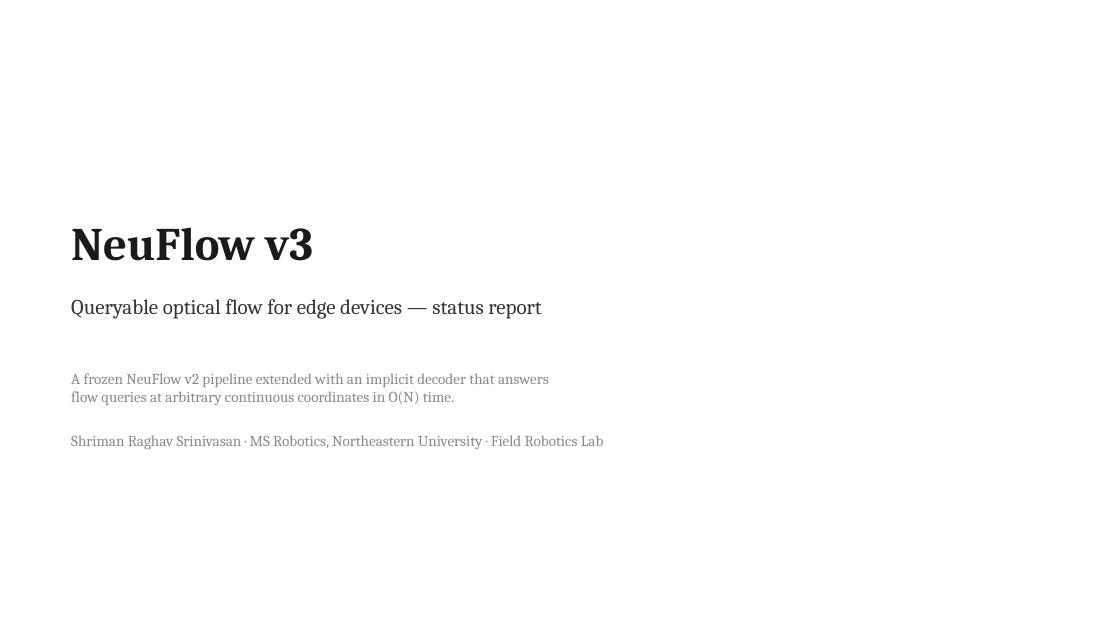
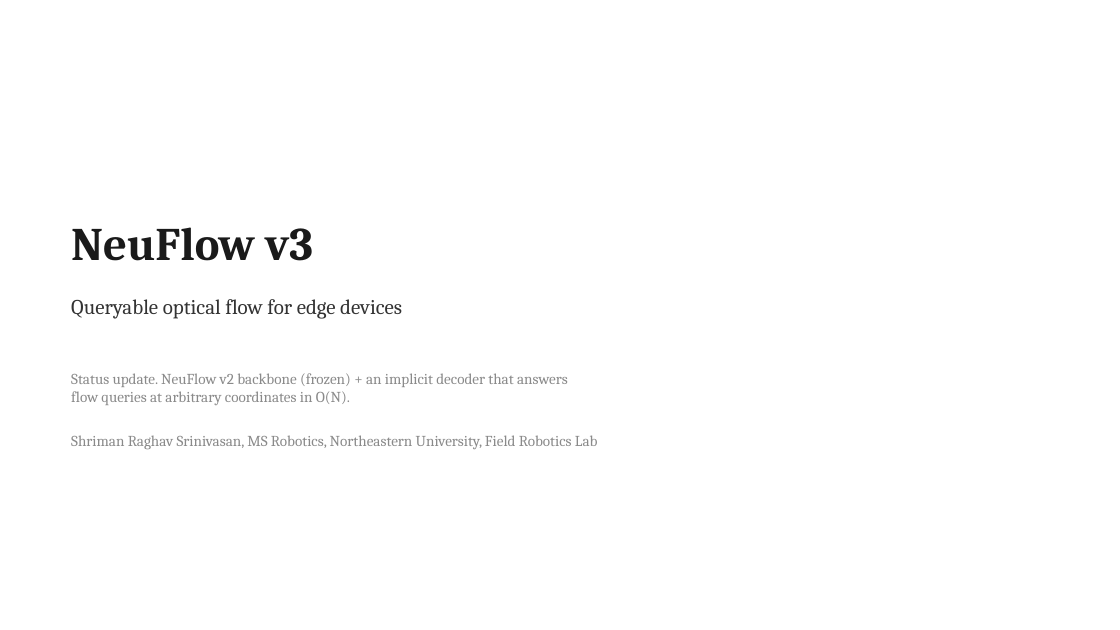
Before and after one commit to shrirag10/Neuflowv3, a slide deck: slide 1 of docs/NeuFlow_v3_status.pptx. Drawn at 1120x630 pixels with LibreOffice and Linux fonts; fonts in the diff are those of the drawing. Boxes give left, top, right and bottom in pixels: in the first picture for what was removed or moved away, otherwise in the second. Text is boxed around its words. In the diff, an @@ line names an element or a change of style, - is before the commit and + after.

```diff
--- a/docs/NeuFlow_v3_status.pptx
+++ b/docs/NeuFlow_v3_status.pptx
@@ text at (71, 299, 402, 319): text changed @@
-Queryable optical flow for edge devices — status report
+Queryable optical flow for edge devices
@@ text at (71, 373, 598, 449): text changed @@
-A frozen NeuFlow v2 pipeline extended with an implicit decoder that answers
-flow queries at arbitrary continuous coordinates in O(N) time.
-Shriman Raghav Srinivasan · MS Robotics, Northeastern University · Field Robotics Lab
+Status update. NeuFlow v2 backbone (frozen) + an implicit decoder that answers
+flow queries at arbitrary coordinates in O(N).
+Shriman Raghav Srinivasan, MS Robotics, Northeastern University, Field Robotics Lab
```
Also in this commit, not shown: 17 other slides changed, 1 other file.
